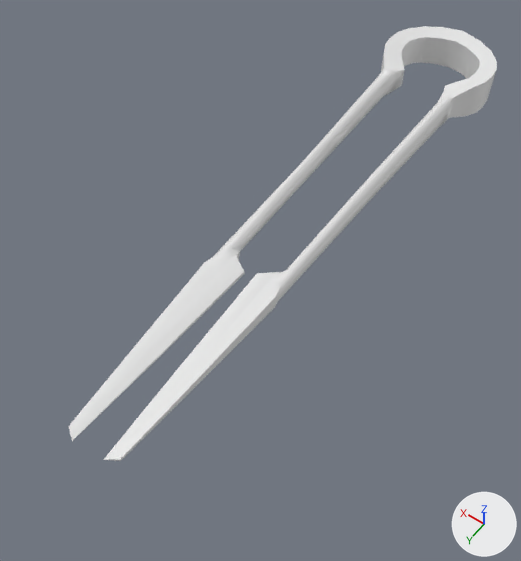
What one commit did to the Blender file Assets/Models/Shears/shears.blend.
Both versions are drawn from a 50 mm lens placed at (-0.0712, 0.2143, 0.1486), pointed at (0.0007, 0.1137, -0.0096). Lighting does not change. The marker at lower right points along +X, +Y and +Z. The older version comes first.
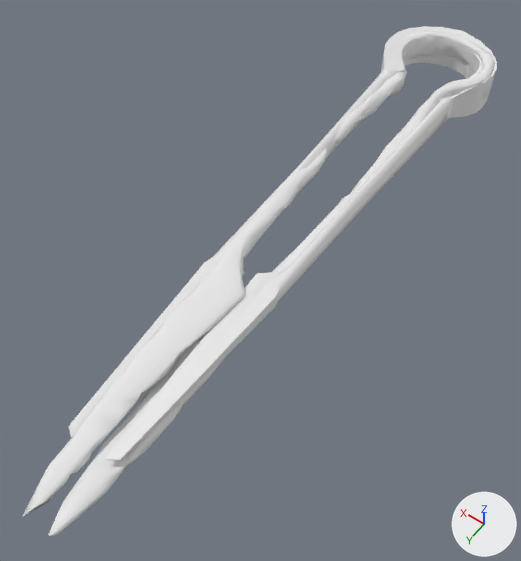
Location of each change, [x1, y1, x2, y2] in pixels of the pictures (521 x 561 px):
'Shears_LowPoly', added: after [21, 30, 495, 538]

Patch to the scene script:
```diff
--- a/Assets/Models/Shears/shears.blend.py
+++ b/Assets/Models/Shears/shears.blend.py
@@ mat_shears_lowpoly @@
+mat_shears_lowpoly = principled_material('Shears_LowPoly')
+mat_shears_lowpoly.base_color = (0.8, 0.8, 0.8)  # white #e7e7e7
+mat_shears_lowpoly.roughness = 1.0
+mat_shears_lowpoly.specular_ior_level = 0.0
@@ me_shears_lowpoly @@
+me_shears_lowpoly.from_pydata(...)  # 498 vertices, 1000 faces; spans x -0.019..0.017, y -0.003..0.199, z -0.004..0.007
+me_shears_lowpoly.materials.append(mat_shears_lowpoly)  # white #e7e7e7
@@ ob_shears_lowpoly @@
+ob_shears_lowpoly = bpy.data.objects.new('Shears_LowPoly', me_shears_lowpoly)
+ob_shears_lowpoly.location = (0.0, 0.0, 0.0)
```
